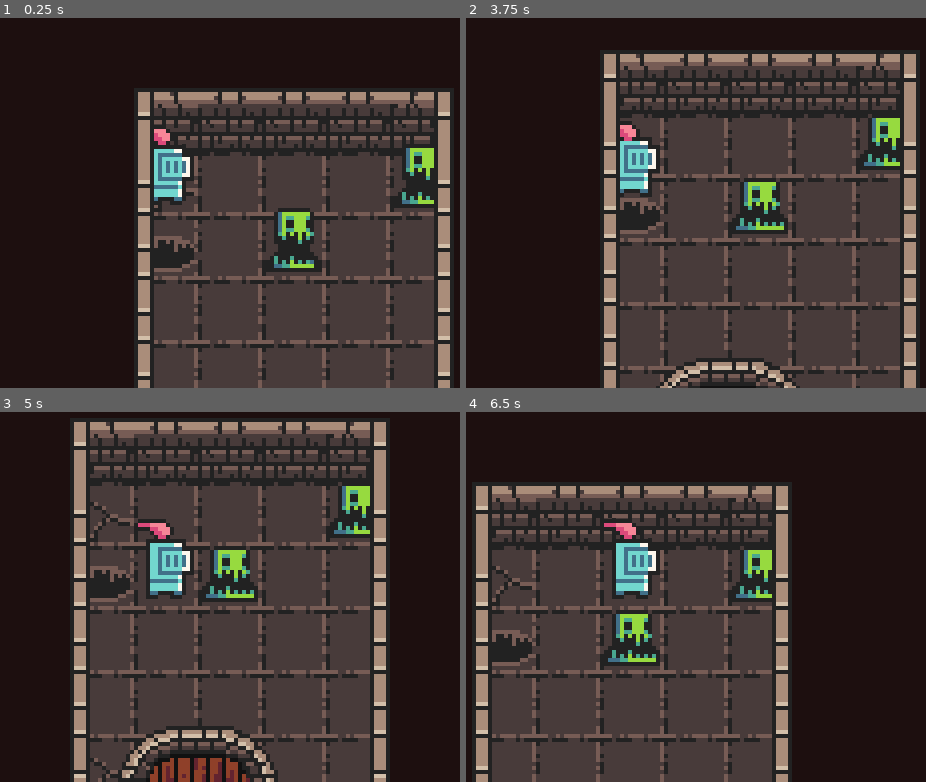
Above: before the commit, frames 1-4 (two rows, left to right).
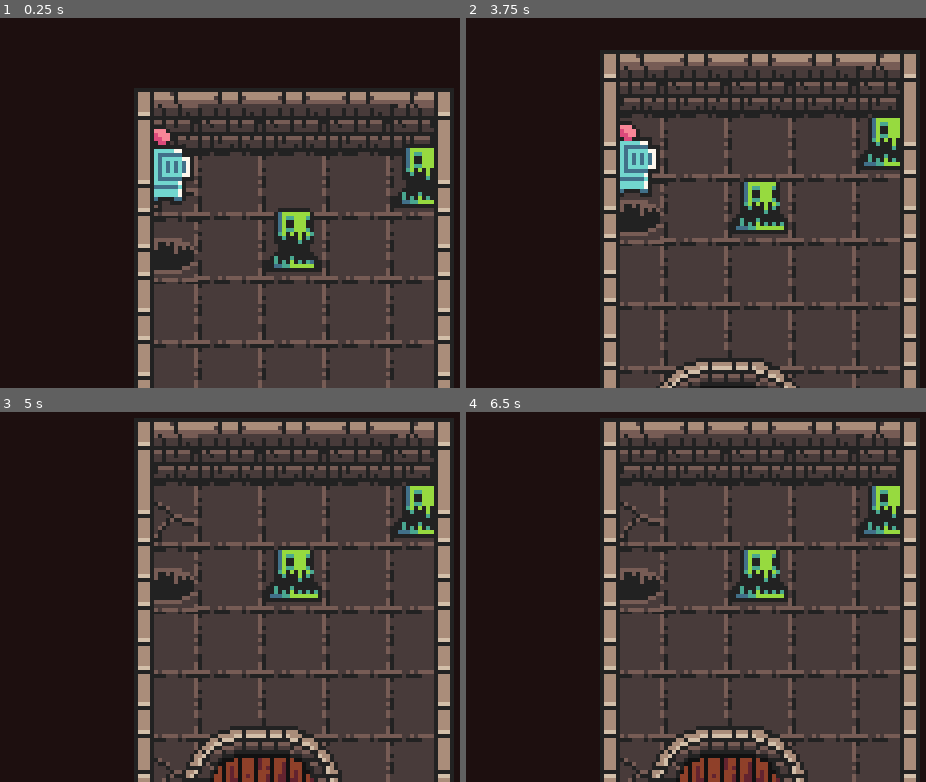
Above: after the commit, the same moments.

Repository: OliJeffery/Seven-Day-Roguelike
Game: Godot game, scene res://World.tscn
Same seed, same stepped clock (60 frames per second), same inputs: the game is played once before the commit and once after it.
Inputs:
- Up to frame 1 (0.25 s): no input
- Up to frame 2 (3.75 s): hold W (ui_up) 0.53-2.03 s; tap Enter at 2 s; hold A (ui_left) 2.03-3.53 s; hold S (ui_down) from 3.53 s (still down)
- Up to frame 3 (5 s): release S (ui_down) at 4.28 s; hold D (ui_right) from 4.28 s (still down)
- Up to frame 4 (6.5 s): tap Space at 5 s; release D (ui_right) at 5.03 s; hold W (ui_up) 5.03-5.78 s; tap Enter at 5.75 s; hold D (ui_right) from 5.78 s (still down)

The runs differ from the first frame. In frame 1, 0.4% of the frame differs, in the area x 33-44%, y 53-72%; in frame 2, 0.3%; in frame 3, 37%; in frame 4, 59%, in the area x 2-98%, y 2-100%.

Commit message:
Falling down pit

Diff:
--- a/Knight.gd
+++ b/Knight.gd
@@ -13,6 +13,7 @@
 var initial_position = Vector2()
 var sprite
 var final_position = Vector2()
+var falling = false
 
 func _ready():
 	player = get_node(".")
@@ -21,7 +22,7 @@
 
 func _physics_process(delta):
 
-	if !walking:
+	if !walking && !falling:
 
 		$Sprite/AnimationPlayer.play("Idle")
 
--- a/PIt.tscn
+++ b/PIt.tscn
@@ -1,8 +1,31 @@
-[gd_scene load_steps=2 format=2]
+[gd_scene load_steps=3 format=2]
 
 [ext_resource path="res://assets/Pit.png" type="Texture" id=1]
 
+[sub_resource type="Animation" id=1]
+resource_name = "Falling"
+tracks/0/type = "value"
+tracks/0/path = NodePath("Sprite:frame")
+tracks/0/interp = 1
+tracks/0/loop_wrap = true
+tracks/0/imported = false
+tracks/0/enabled = true
+tracks/0/keys = {
+"times": PoolRealArray( 0, 0.13902, 0.3, 0.321153, 0.345091, 0.366102, 0.387708, 0.409542, 0.427482, 0.44377, 0.46028, 0.475632, 0.490473, 0.505314, 0.521178 ),
+"transitions": PoolRealArray( 1, 1, 1, 1, 1, 1, 1, 1, 1, 1, 1, 1, 1, 1, 1 ),
+"update": 1,
+"values": [ 1, 1, 1, 2, 3, 4, 5, 6, 7, 8, 9, 10, 11, 12, 0 ]
+}
+
 [node name="Node2D" type="Node2D"]
 
-[node name="Sprite" type="Sprite" parent="."]
+[node name="Pit" type="StaticBody2D" parent="."]
+
+[node name="Sprite" type="Sprite" parent="Pit"]
+position = Vector2( 0, -5 )
 texture = ExtResource( 1 )
+vframes = 3
+hframes = 5
+
+[node name="AnimationPlayer" type="AnimationPlayer" parent="Pit"]
+anims/Falling = SubResource( 1 )
--- a/World.gd
+++ b/World.gd
@@ -26,5 +26,9 @@
 	add_child(player)
 
 func _process(delta):
-	if player_body.final_position == oubliette.positions['pit']:
-		print('Fell in pit')
+	if !player_body.falling:
+		if player_body.final_position == oubliette.positions['pit']:
+			player.hide()
+			player_body.falling = true
+			var pit = oubliette.pit.get_node("Pit")
+			pit.get_node("AnimationPlayer").play("Falling")
Binary file changed: assets/Pit.png
Not shown, added: assets/Falling in pit.piskel
Not shown, added: assets/Pit.piskel
